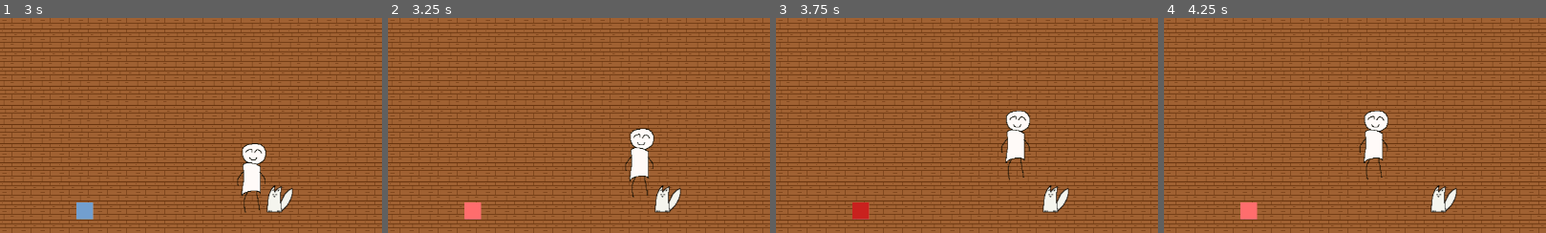
Above: before the commit, frames 1-4 (left to right).
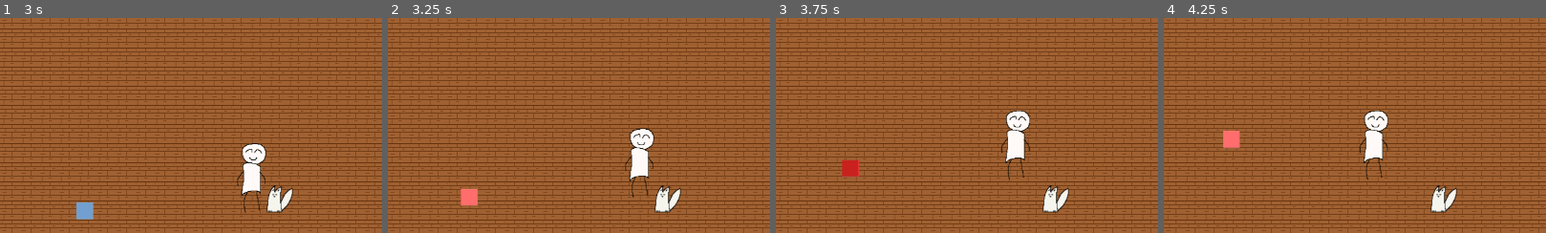
Above: after the commit, the same moments.

Repository: Mad2F/Catografy
Game: Godot game, scene res://code/main.tscn
The game is run twice, just before and just after one commit, with the same random seed, the same clock (stepped at 60 frames per second) and the same inputs.
Inputs:
- Up to frame 1 (3 s): tap Enter at 0.5 s; hold Right (move_right) 0.53-1.28 s; tap E (main_action) every 0.75 s from 0.6 to 2.85 s; hold Down (move_down) 1.28-2.03 s; hold Right (move_right) 2.03-2.78 s; tap Space at 2.75 s; hold Up (move_up) from 2.78 s (still down)
- Up to frame 2 (3.25 s): keep holding Up (move_up)
- Up to frame 3 (3.75 s): release Up (move_up) at 3.53 s; hold Left (move_left) from 3.53 s (still down); tap E (main_action) at 3.6 s
- Up to frame 4 (4.25 s): keep holding Left (move_left)
The pictures show only the part of the screen within x 0-50%, y 0-50%; the shares and areas given below are measured in that part.

Frame 1 is identical in both runs. In frame 2, 0.6% of the frame differs, in the area x 19-25%, y 79-94%; in frame 3, 0.7%; in frame 4, 0.7%, in the area x 15-25%, y 52-94%.

Commit message:
feat: move cat in main scene

Diff:
--- a/code/main.gd
+++ b/code/main.gd
@@ -1,7 +1,15 @@
 extends Node
+
+#CAT ENVIRONMENT PROPERTIES
+var cat_velocity : Vector2 = Vector2(0,0)
+var cat_moving : bool = false
 
 func _ready():
 	$Camera.start_loop()
+	var cat = get_node("Cat")
+	cat.move_cat.connect(_on_cat_move_cat)
+	cat.stop_moving.connect(_on_cat_stop_moving)
+	cat.hide_cat.connect(_on_cat_hide_cat)
 
 
 func _on_camera_last_photo_taken():
@@ -45,3 +53,23 @@
 	var x = (input.x - xLocalMin) / (xLocalMax - xLocalMin)
 	var y = (yMax - input.y) / yMax
 	return Vector2(x, y)
+
+
+#CAT LOGIC FOR MOVEMENT cannot be in Cat
+func _on_cat_move_cat(speed: Variant) -> void:
+	cat_velocity = speed
+	cat_moving = true
+
+
+func _on_cat_hide_cat() -> void:
+	pass # Replace with function body.
+
+
+func _process(delta):
+	if (cat_moving):
+		get_node("Cat").position += cat_velocity * delta
+
+
+func _on_cat_stop_moving() -> void:
+	cat_velocity = Vector2(0,0)
+	cat_moving = false
--- a/code/scripts/cat.gd
+++ b/code/scripts/cat.gd
@@ -59,6 +59,8 @@
 	if (up != picked_up):
 		picked_up = up
 		if (picked_up):
+			get_node("animation").play("sitting")
+			stop_moving.emit()
 			if !$PurrSound.is_playing():
 				$PurrSound.play()
 		else:
